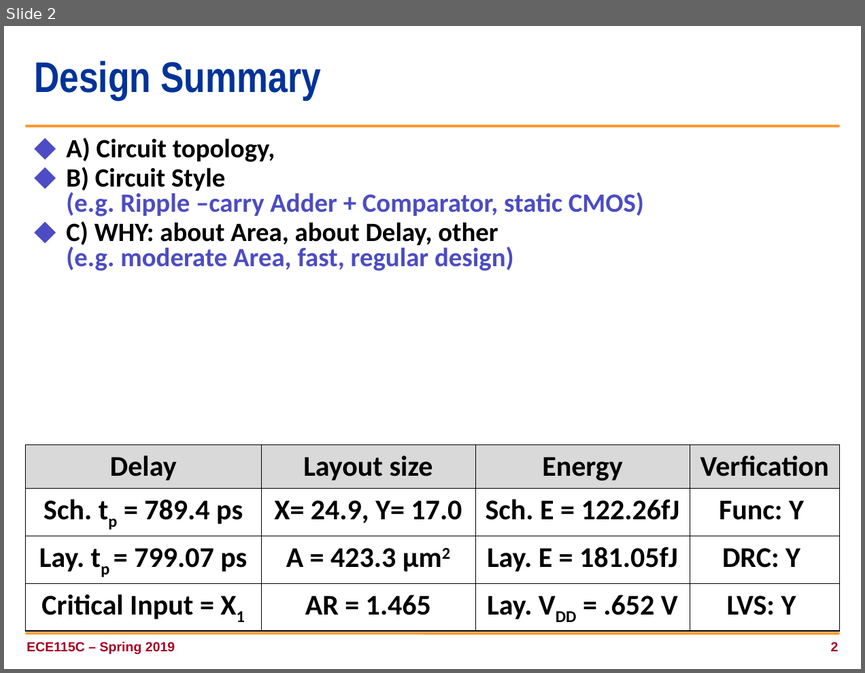
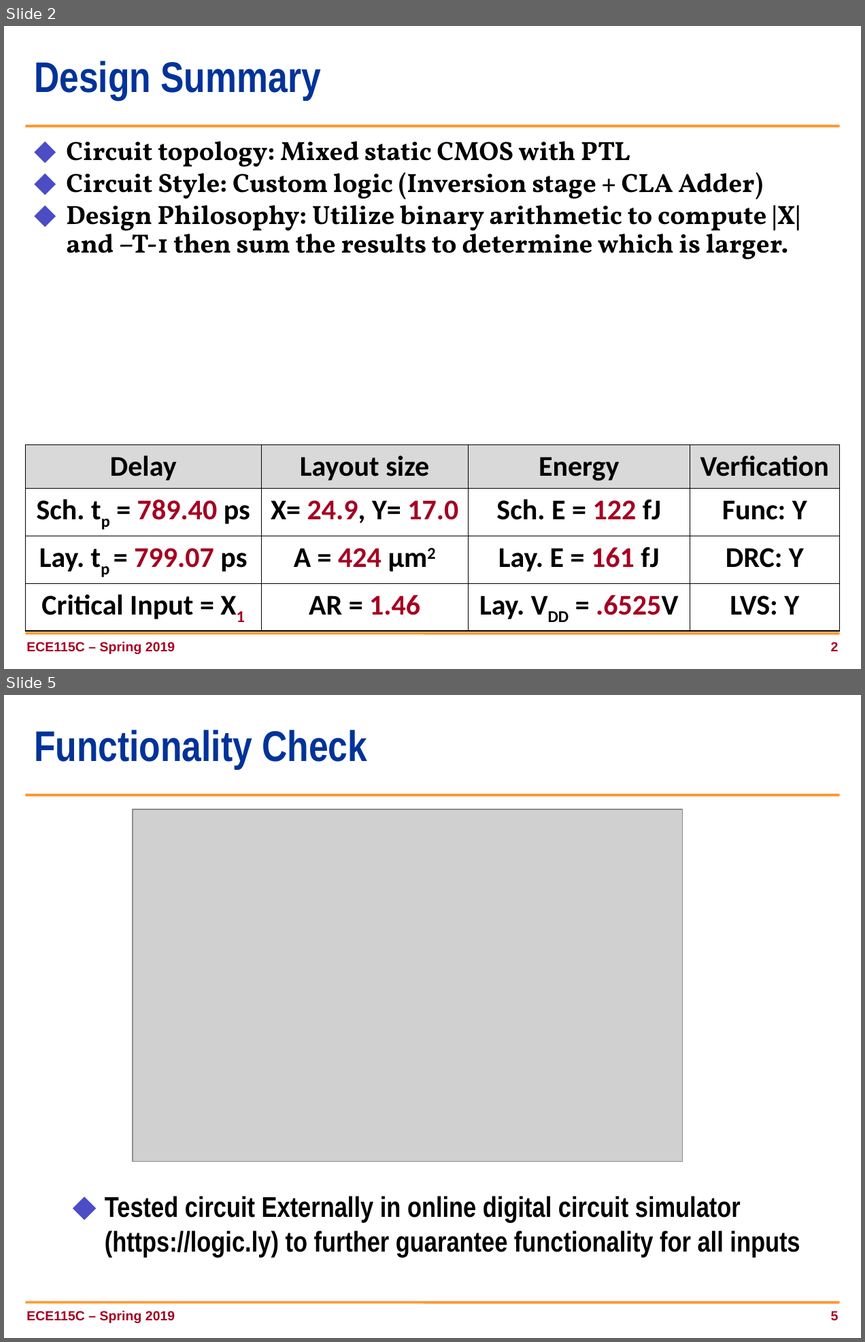
Before and after one commit to Jmiller7023/Neural-Spike-Detector, a slide deck: present_team_7.ppt. Shown one above the other, each under a label of ours: slide 2 before the commit, slides 2 and 5 after it; the slides between them are not shown. The pictures are 865x673 and 865x1342 pixels, drawn with LibreOffice and Linux fonts; fonts in the diff are those of the drawing; grey boxes stand for pictures; background and template pictures are left out. Boxes give left, top, right and bottom in pixels: in the first picture for what was removed or moved away, otherwise in the second. Text is boxed around its words. In the diff, an @@ line names an element or a change of style, - is before the commit and + after.

```diff
--- a/present_team_7.ppt
+++ b/present_team_7.ppt
@@ slide 5 added at (x1=4, y1=695, x2=861, y2=1338), background #FFFFFF; not listed: 2 template elements that a slide beside it also shows @@
@@ title added at (x1=34, y1=730, x2=368, y2=769), 36 pt, text #003399, bold @@
+Functionality Check
@@ picture added at (x1=133, y1=809, x2=683, y2=1161) @@
@@ text added at (x1=105, y1=1195, x2=800, y2=1257), 24 pt, text #000000, bold @@
+⬥ Tested circuit Externally in online digital circuit simulator (https://logic.ly) to further guarantee functionality for all inputs
@@ text added at (x1=26, y1=1310, x2=175, y2=1323), 11.1 pt, text #A50021, bold @@
+ECE115C – Spring 2019
@@ page number added at (x1=831, y1=1310, x2=838, y2=1320), 11.1 pt, text #A50021, bold @@
+5
@@ slide 2 changed as well @@
@@ text at (x1=66, y1=141, x2=800, y2=259): text changed; font Calibri to Vollkorn; text colour #4C4CC4 to #000000 @@
-⬥ A) Circuit topology,
-⬥ B) Circuit Style
-  (e.g. Ripple –carry Adder + Comparator, static CMOS)
-⬥ C) WHY: about Area, about Delay, other
-  (e.g. moderate Area, fast, regular design)
+⬥ Circuit topology: Mixed static CMOS with PTL
+⬥ Circuit Style: Custom logic (Inversion stage + CLA Adder)
+⬥ Design Philosophy: Utilize binary arithmetic to compute |X| and –T-1 then sum the results to determine which is larger.
@@ table at (x1=26, y1=445, x2=839, y2=624) @@
-row 2, column 1: Sch. tp = 789.4 ps
+row 2, column 1: Sch. tp = 789.40 ps
-row 2, column 3: Sch. E = 122.26fJ
+row 2, column 3: Sch. E = 122 fJ
-row 3, column 2: A = 423.3 µm2
+row 3, column 2: A = 424 µm2
-row 3, column 3: Lay. E = 181.05fJ
+row 3, column 3: Lay. E = 161 fJ
-row 4, column 2: AR = 1.465
+row 4, column 2: AR = 1.46
-row 4, column 3: Lay. VDD = .652 V
+row 4, column 3: Lay. VDD = .6525V
@@ text colour #000000 to #A50021 in "24.9, 17.0", "799.07", "X1" @@
```
Also in this commit, not shown: 2 other slides changed, 3 other slides added, 4 slides removed, 8 other files.
